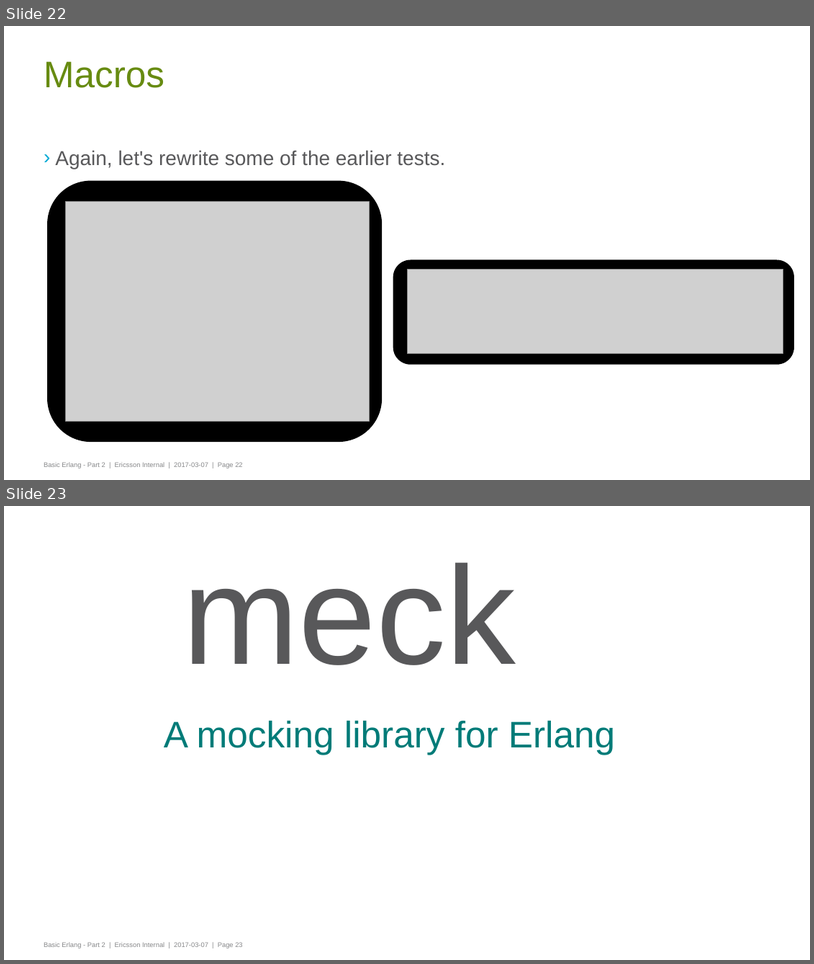
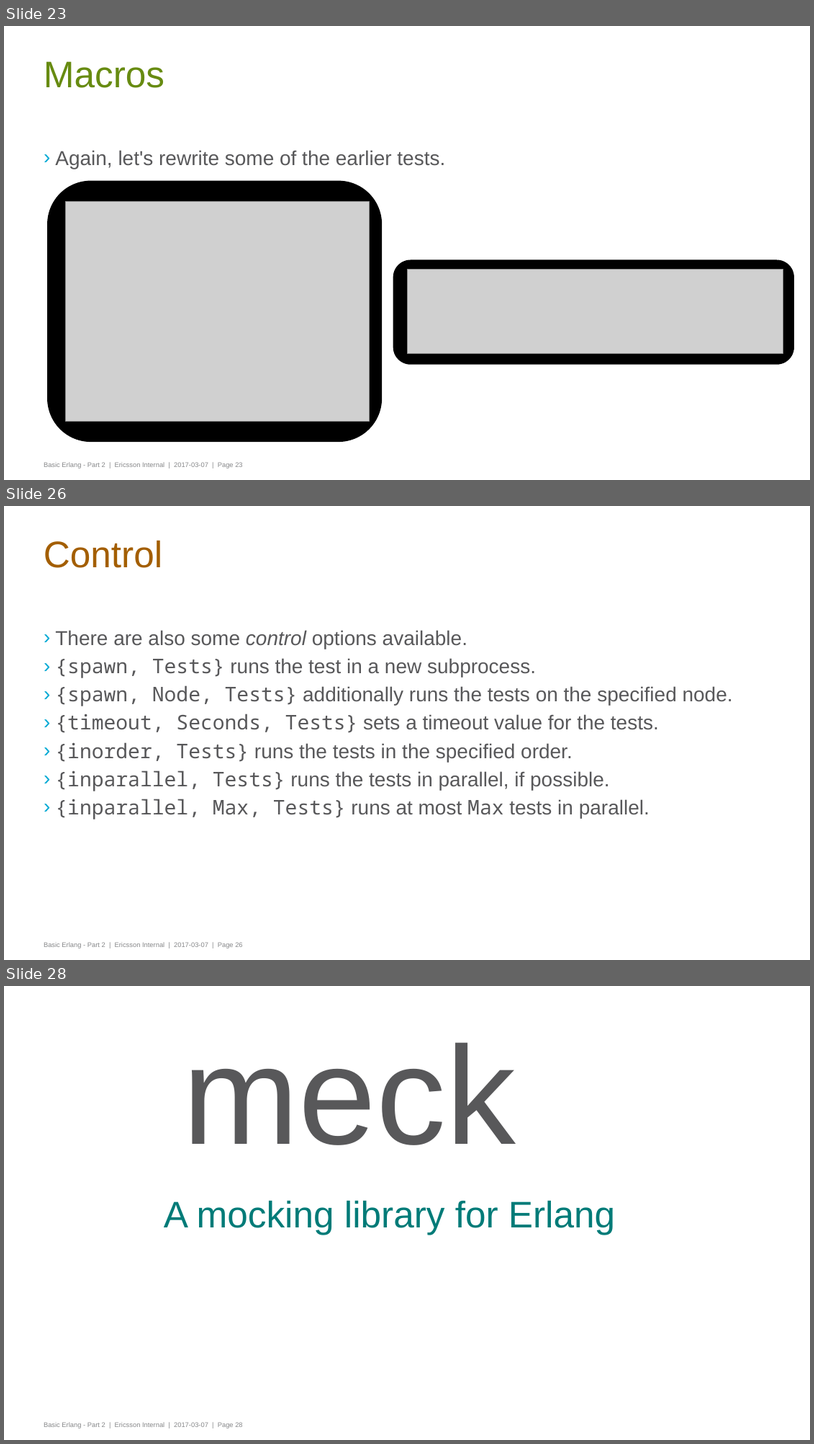
Before and after one commit to gwaerondor/unit_testing_in_erlang, a slide deck: basic_erlang_4/presentation/erlang_part_4_testing.pptx. Shown one above the other, each under a label of ours: slides 22 and 23 before the commit, slides 23, 26 and 28 after it; the slides between them are not shown. The pictures are 814x964 and 814x1444 pixels, drawn with LibreOffice and Linux fonts; fonts in the diff are those of the drawing; grey boxes stand for pictures; background and template pictures are left out. Boxes give left, top, right and bottom in pixels: in the first picture for what was removed or moved away, otherwise in the second. Text is boxed around its words. In the diff, an @@ line names an element or a change of style, - is before the commit and + after.

Commit message:
Adds more control tests and updates the presentation with control

```diff
--- a/basic_erlang_4/presentation/erlang_part_4_testing.pptx
+++ b/basic_erlang_4/presentation/erlang_part_4_testing.pptx
@@ slide 26 added at (x1=4, y1=506, x2=810, y2=960), background #FFFFFF; not listed: 1 template element that a slide beside it also shows @@
@@ title added at (x1=44, y1=540, x2=162, y2=568), 44 pt, text #A35E00 @@
+Control
@@ text added at (x1=55, y1=630, x2=733, y2=819), 24 pt, text #58585A @@
+› There are also some control options available.
+› {spawn, Tests} runs the test in a new subprocess.
+› {spawn, Node, Tests} additionally runs the tests on the specified node.
+› {timeout, Seconds, Tests} sets a timeout value for the tests.
+› {inorder, Tests} runs the tests in the specified order.
+› {inparallel, Tests} runs the tests in parallel, if possible.
+› {inparallel, Max, Tests} runs at most Max tests in parallel.
@@ what was slide 22 is now slide 23 @@
@@ what was slide 23 is now slide 28 @@
```
Also in this commit, not shown: 5 slides changed, 4 other slides added, 3 other files.
